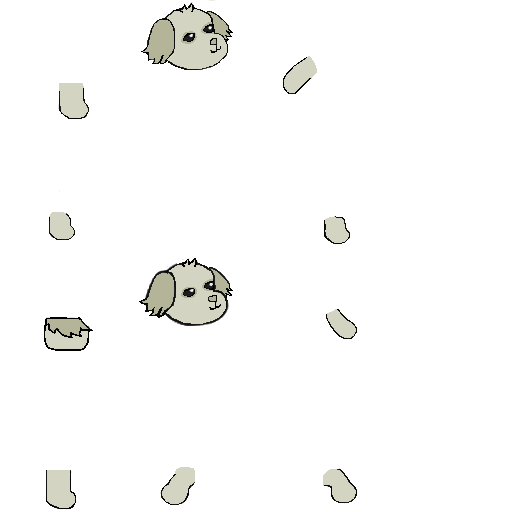
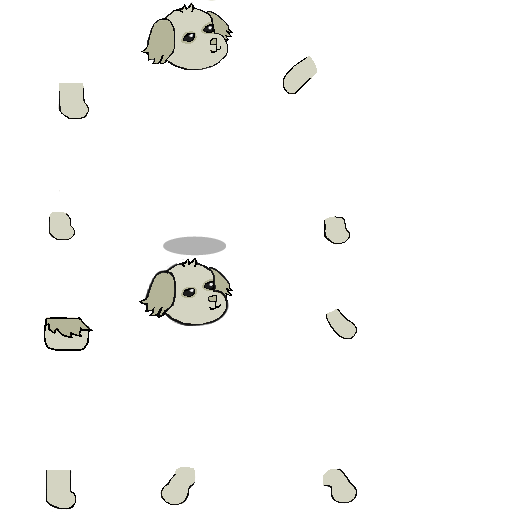
Comparing the layer stacks of the two 512x512 images. Changes:
added layer "shadow" above "Layer 1" over [163, 236, 226, 256]
